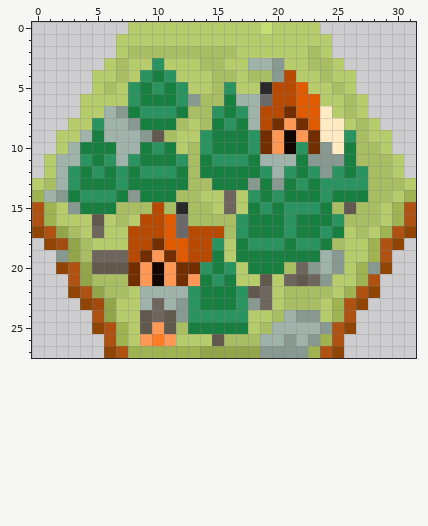
A pixel-art sprite gets an edit: android/Images/TileSets/FantasyHex/Tiles/Plains+Hill+Forest+Lumber mill.png. The picture above is the old version.
The file is 32x28 pixels. Colours within 5 levels of each other are drawn and written as one.
The result:
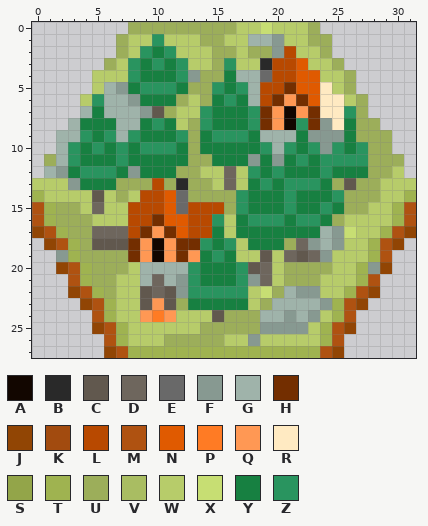
Palette (. is transparent): A #120600  B #292929  C #61584e  D #6e665d  E #696969  F #879991  G #9fb3aa  H #732e00  J #914504  K #a24b0f  L #b84900  M #af5211  N #e05a00  P #ff7b24  Q #ff9854  R #ffeac2  S #93a549  T #9fb350  U #9cae5a  V #a9bd62  W #b7cc6a  X #c7de73  Y #178041  Z #29945f
The edit:
Changed rows in their new state; - is an unchanged pixel.
first column x 1:
 0 -------UUUUUUUUU------U-------
 1 ------U--Z---UU--GGF--UU------
 2 ------UWZYZWWWUU-UUFL-WU------
 3 -----UWZY-YZ-WUZ-WBLLNWWU-----
 4 ------WZY-YZFUUYGGEL-NNW-U----
 5 -----GFYZ-ZYUUZYZGL-H-NRWU----
 6 ----ZGGF---UWUYZY-LHQH-RRWU---
 7 ---GY-GGFCUWWZY-YZHQAQH-RZU---
 8 --GYYY-G-Z-WUZ-Y-ZHQAZHF-YUU--
 9 -GGZ-Z-ZYYYZUYZZZYGGGYFFFYUUU-
10 -GZ-Z-ZYZ-ZYUY---YZGZYZ-Z-ZUU-
11 U-ZY-YZY---YUUYYYFYFYZYZZZZUUU
12 GFYZ-ZYFYYYUUWWDWZYZY-YZY-YUU-
13 WWF---UUULUBUUWDWYZYZ-ZYUCUUWW
14 WWWWCWUWLLNEUUUUZY-YZ--YZUUUW-
15 -UUWDWWLL-NELLLUZ-Y--YYZYUUW--
16 -UUUW-WL-H-NLLZWYZZZYZZ-UWWW--
17 -TUU-DD-HQHN--YWY---Y--GFXW---
18 -MTUCCCHQAQHHZYZWYYYUDFGF-----
19 --TUUUUHQAQHQYZYWWCWDCDFW-----
20 ---TUUUWGGGGZY-YZCDWUUUUW-----
21 ---TUUWWGDGFZ-Y-ZFD-UUUW------
22 ----TUW-CDCF-ZZZ-WXUGFFW------
23 ----MT--CQCUY---YWUGGGGF------
24 -----T--QPQWWWCUUUGGFG--------
25 --------WWWWWUUUUUFFFFWT------
26 --------WWUUUUUWWFWWWWW-------
27 -------------TTTTTTTTT--------
Changed places in both pictures, as pixel boxes (x1, y1, x2, y2):
changed: (44, 22, 404, 358)
